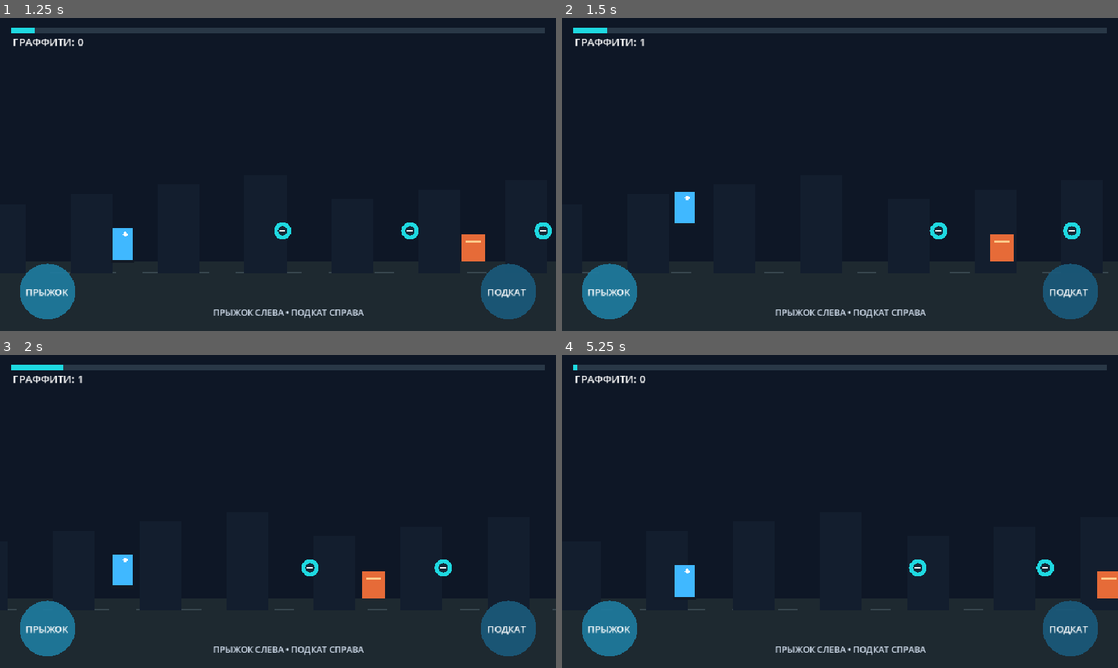
Above: before the commit, frames 1-4 (two rows, left to right).
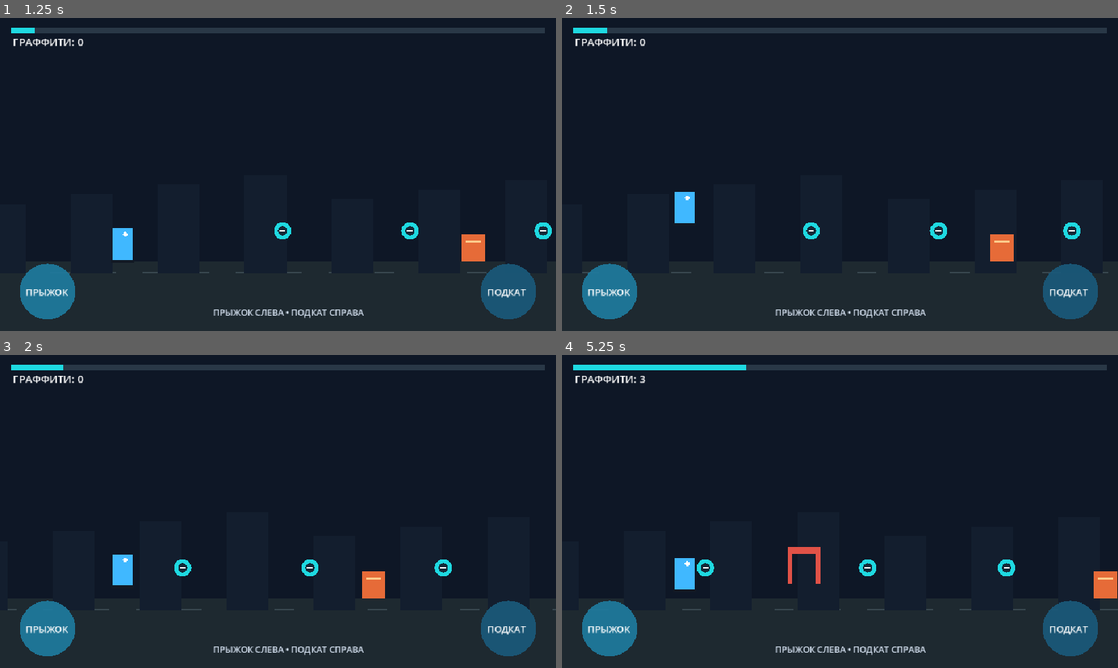
Above: after the commit, the same moments.

Repository: starden-opsv/Parkour
Game: Godot game, scene res://main.tscn
Same seed, same stepped clock (60 frames per second), same inputs: the game is played once before the commit and once after it.
Inputs (mouse positions are in pixels of both pictures, inside the frame that each line leads up to):
- Up to frame 1 (1.25 s): click "Начать" at 0.5 s
- Up to frame 2 (1.5 s): tap Enter at 1.25 s; move the mouse to (962, 158) at 1.27 s; hold Up from 1.28 s (still down); tap R at 1.35 s; click (962, 158) at 1.42 s
- Up to frame 3 (2 s): keep holding Up; tap Space at 1.52 s
- Up to frame 4 (5.25 s): move the mouse to (728, 527) at 2.02 s; release Up at 2.03 s; hold Down 2.03-2.78 s; tap Enter at 2.1, 3.6, 5.1 s; tap Space at 2.27, 3.77, 4.52 s; move the mouse to (895, 442) at 2.77 s; hold Up 2.78-4.28 s; tap R at 2.85, 4.35 s; move the mouse to (812, 574) at 3.52 s; click (812, 574) at 3.67 s; move the mouse to (1006, 558) at 4.27 s; hold Down from 4.28 s (still down); move the mouse to (673, 464) at 5.02 s

Frame 1 is identical in both runs. In frame 2, 0.1% of the frame differs, in the area x 14-47%, y 6-71%; in frame 3, 0.1%; in frame 4, 1.7%, in the area x 2-100%, y 3-82%.

Commit message:
Align pickup and obstacle collisions with player world coordinates

Diff:
--- a/level_1.gd
+++ b/level_1.gd
@@ -6,9 +6,10 @@
 const JUMP_SPEED := -440.0
 const SLIDE_DURATION := 0.62
 const LEVEL_LENGTH := 3300.0
+const PLAYER_X_RATIO := 0.22
 const PICKUP_POSITIONS := [430.0, 650.0, 880.0, 1110.0, 1390.0, 1630.0, 1880.0, 2110.0, 2350.0, 2580.0]
 
-var world_x := 0.0
+var world_x := 0.0 # World coordinate of the player's feet; screen position stays fixed.
 var player_y := 0.0
 var player_vy := 0.0
 var on_ground := true
@@ -31,6 +32,9 @@
 func _ground_y() -> float:
 	return size.y * 0.78
 
+func _player_screen_x() -> float:
+	return size.x * PLAYER_X_RATIO
+
 func _process(delta: float) -> void:
 	if ended:
 		if painting:
@@ -54,8 +58,9 @@
 	world_x += RUN_SPEED * delta
 	player_vy += GRAVITY * delta
 	player_y += player_vy * delta
-	if player_y >= _ground_y() - (26.0 if slide_timer > 0.0 else 58.0):
-		player_y = _ground_y() - (26.0 if slide_timer > 0.0 else 58.0)
+	var player_height := 26.0 if slide_timer > 0.0 else 58.0
+	if player_y >= _ground_y() - player_height:
+		player_y = _ground_y() - player_height
 		player_vy = 0.0
 		on_ground = true
 
@@ -66,22 +71,23 @@
 	queue_redraw()
 
 func _check_pickups() -> void:
-	var player_world := world_x + size.x * 0.22
+	# world_x is the player's world coordinate; do not add the screen offset here.
 	for i in PICKUP_POSITIONS.size():
-		if not collected[i] and absf(PICKUP_POSITIONS[i] - player_world) < 36.0:
+		if not collected[i] and absf(PICKUP_POSITIONS[i] - world_x) < 36.0:
 			collected[i] = true
 
-func _check_obstacles() -> void:
-	var player_world := world_x + size.x * 0.22
-	var obstacles := [
+func _obstacles() -> Array[Dictionary]:
+	return [
 		{"x": 760.0, "kind": "jump"},
 		{"x": 1280.0, "kind": "slide"},
 		{"x": 1800.0, "kind": "jump"},
 		{"x": 2240.0, "kind": "slide"},
 		{"x": 2760.0, "kind": "jump"}
 	]
-	for obstacle in obstacles:
-		if absf(float(obstacle.x) - player_world) < 28.0:
+
+func _check_obstacles() -> void:
+	for obstacle in _obstacles():
+		if absf(float(obstacle["x"]) - world_x) < 28.0:
 			var avoided: bool = (str(obstacle["kind"]) == "jump" and not on_ground) or (str(obstacle["kind"]) == "slide" and slide_timer > 0.0)
 			if not avoided:
 				_finish_level(true)
@@ -118,7 +124,6 @@
 	return total
 
 func _input(event: InputEvent) -> void:
-	# Handle touch directly so UI/control propagation cannot swallow the tap.
 	if event is InputEventScreenTouch and event.pressed:
 		_handle_press(event.position)
 	elif event is InputEventMouseButton and event.pressed and event.button_index == MOUSE_BUTTON_LEFT:
@@ -145,6 +150,7 @@
 	var w := size.x
 	var h := size.y
 	var ground := _ground_y()
+	var player_x := _player_screen_x()
 	draw_rect(Rect2(Vector2.ZERO, size), Color(0.055, 0.09, 0.15))
 	draw_rect(Rect2(0, ground, w, h - ground), Color(0.12, 0.16, 0.19))
 	for i in range(0, int(w) + 80, 80):
@@ -155,34 +161,26 @@
 		draw_rect(Rect2(bx, ground - 100 - float((i * 17) % 60), 72, 120 + float((i * 17) % 60)), Color(0.075, 0.12, 0.18))
 	for i in PICKUP_POSITIONS.size():
 		if not collected[i]:
-			var px: float = float(PICKUP_POSITIONS[i]) - world_x + w * 0.22
-			if px > -30 and px < w + 30:
-				draw_circle(Vector2(px, ground - 54), 15, Color(0.12, 0.85, 0.88))
-				draw_circle(Vector2(px, ground - 54), 8, Color(0.08, 0.16, 0.22))
-				draw_line(Vector2(px - 5, ground - 54), Vector2(px + 5, ground - 54), Color.WHITE, 3.0)
-	var obstacles := [
-		{"x": 760.0, "kind": "jump"},
-		{"x": 1280.0, "kind": "slide"},
-		{"x": 1800.0, "kind": "jump"},
-		{"x": 2240.0, "kind": "slide"},
-		{"x": 2760.0, "kind": "jump"}
-	]
-	for obstacle in obstacles:
-		var ox := float(obstacle.x) - world_x + w * 0.22
-		if ox > -80 and ox < w + 80:
+			var pickup_x: float = float(PICKUP_POSITIONS[i]) - world_x + player_x
+			if pickup_x > -30 and pickup_x < w + 30:
+				draw_circle(Vector2(pickup_x, ground - 54), 15, Color(0.12, 0.85, 0.88))
+				draw_circle(Vector2(pickup_x, ground - 54), 8, Color(0.08, 0.16, 0.22))
+				draw_line(Vector2(pickup_x - 5, ground - 54), Vector2(pickup_x + 5, ground - 54), Color.WHITE, 3.0)
+	for obstacle in _obstacles():
+		var obstacle_x := float(obstacle["x"]) - world_x + player_x
+		if obstacle_x > -80 and obstacle_x < w + 80:
 			if str(obstacle["kind"]) == "jump":
-				draw_rect(Rect2(ox - 20, ground - 48, 40, 48), Color(0.9, 0.42, 0.22))
-				draw_line(Vector2(ox - 13, ground - 35), Vector2(ox + 13, ground - 35), Color(1.0, 0.8, 0.55), 3.0)
+				draw_rect(Rect2(obstacle_x - 20, ground - 48, 40, 48), Color(0.9, 0.42, 0.22))
+				draw_line(Vector2(obstacle_x - 13, ground - 35), Vector2(obstacle_x + 13, ground - 35), Color(1.0, 0.8, 0.55), 3.0)
 			else:
-				draw_rect(Rect2(ox - 28, ground - 90, 56, 12), Color(0.88, 0.32, 0.28))
-				draw_rect(Rect2(ox - 28, ground - 90, 8, 64), Color(0.88, 0.32, 0.28))
-				draw_rect(Rect2(ox + 20, ground - 90, 8, 64), Color(0.88, 0.32, 0.28))
-	var px := w * 0.22
-	var ph := 26.0 if slide_timer > 0.0 else 58.0
-	var py := player_y + (32.0 if slide_timer > 0.0 else 0.0)
-	draw_rect(Rect2(px - 17, py, 34, ph), Color(0.25, 0.72, 1.0))
-	draw_circle(Vector2(px + 5, py + 10), 4, Color.WHITE)
-	draw_rect(Rect2(px - 20, py + ph - 4, 40, 5), Color(0.07, 0.1, 0.14))
+				draw_rect(Rect2(obstacle_x - 28, ground - 90, 56, 12), Color(0.88, 0.32, 0.28))
+				draw_rect(Rect2(obstacle_x - 28, ground - 90, 8, 64), Color(0.88, 0.32, 0.28))
+				draw_rect(Rect2(obstacle_x + 20, ground - 90, 8, 64), Color(0.88, 0.32, 0.28))
+	var player_height := 26.0 if slide_timer > 0.0 else 58.0
+	var player_draw_y := player_y + (32.0 if slide_timer > 0.0 else 0.0)
+	draw_rect(Rect2(player_x - 17, player_draw_y, 34, player_height), Color(0.25, 0.72, 1.0))
+	draw_circle(Vector2(player_x + 5, player_draw_y + 10), 4, Color.WHITE)
+	draw_rect(Rect2(player_x - 20, player_draw_y + player_height - 4, 40, 5), Color(0.07, 0.1, 0.14))
 	draw_rect(Rect2(18, 18, w - 36, 8), Color(0.16, 0.22, 0.28))
 	draw_rect(Rect2(18, 18, (w - 36) * clampf(world_x / LEVEL_LENGTH, 0.0, 1.0), 8), Color(0.12, 0.85, 0.88))
 	draw_string(ThemeDB.fallback_font, Vector2(22, 48), "ГРАФФИТИ: %d" % _collected_count(), HORIZONTAL_ALIGNMENT_LEFT, -1, 18, Color.WHITE)
